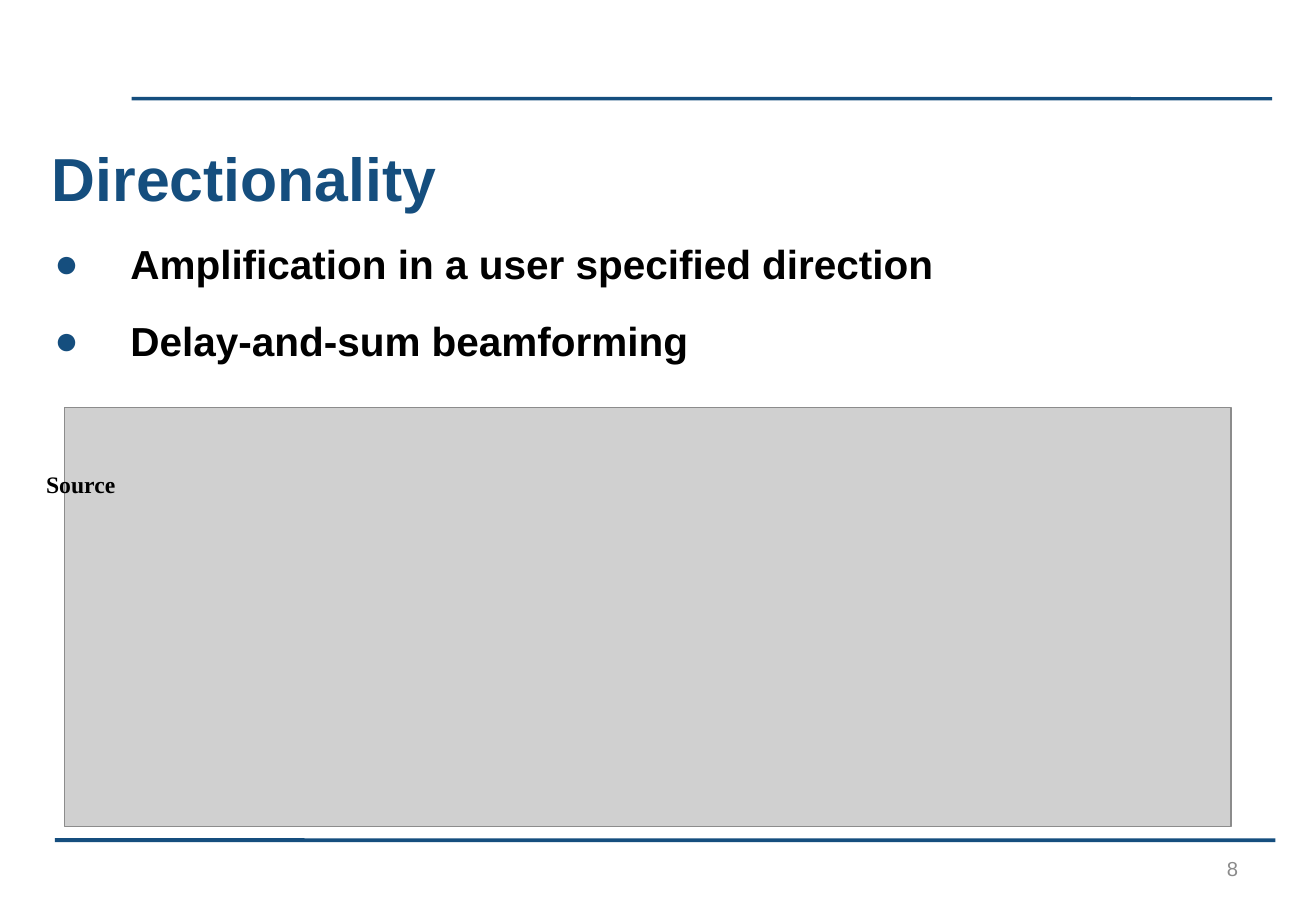
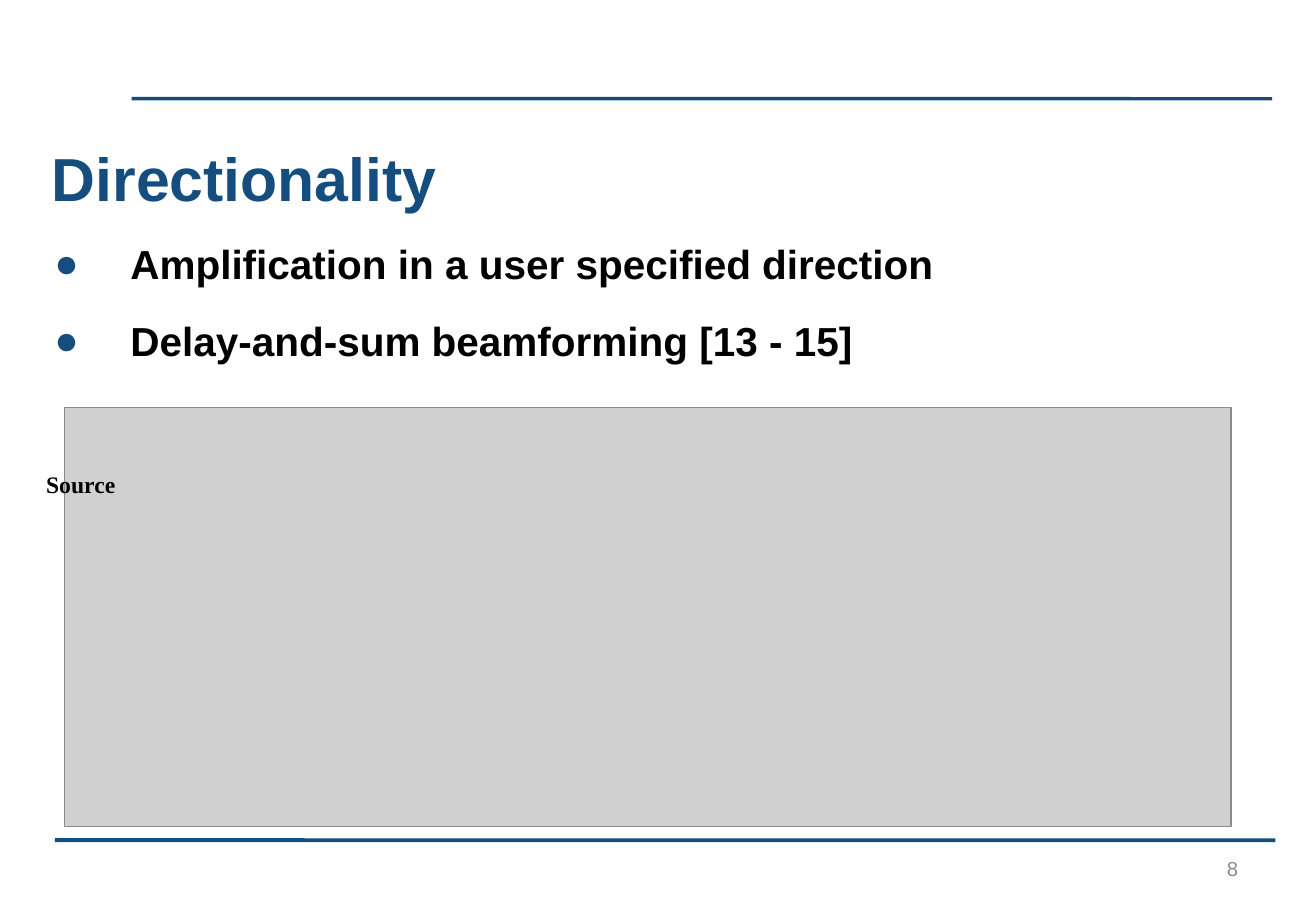
Before and after one commit to kayjayB/I_cant_hear_you, a slide deck: slide 8 of Presentation/Presentation.pptx. Drawn at 1316x911 pixels with LibreOffice and Linux fonts; fonts in the diff are those of the drawing; grey boxes stand for pictures; background and template pictures are left out. Boxes give left, top, right and bottom in pixels: in the first picture for what was removed or moved away, otherwise in the second. Text is boxed around its words. In the diff, an @@ line names an element or a change of style, - is before the commit and + after.

```diff
--- a/Presentation/Presentation.pptx
+++ b/Presentation/Presentation.pptx
@@ text at [130,326,853,364]: text changed @@
-● Delay-and-sum beamforming
+● Delay-and-sum beamforming [13 - 15]
```
Also in this commit, not shown: 6 other slides changed.
